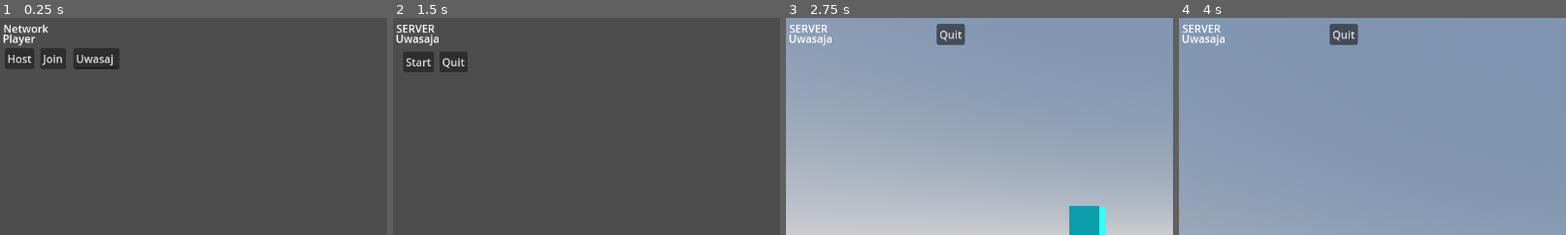
Above: before the commit, frames 1-4 (left to right).
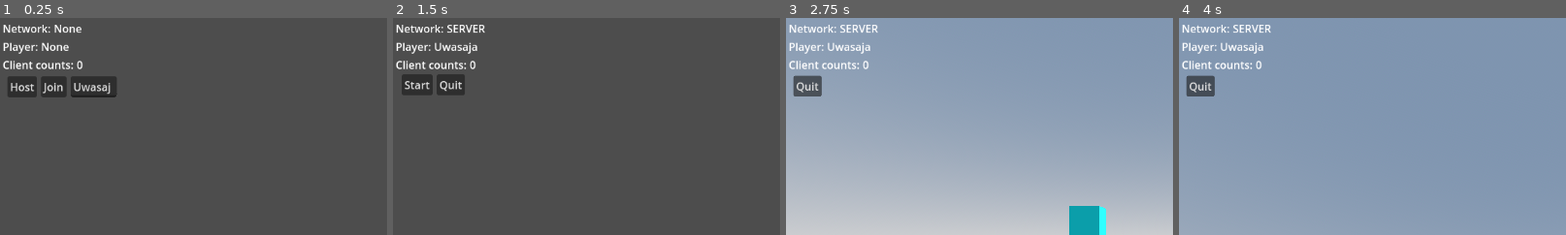
Above: after the commit, the same moments.

Repository: Lightnet/gd_multiplayer_capsule
Game: Godot game, scene res://scenes/main.tscn
The game is run twice, just before and just after one commit, with the same random seed, the same clock (stepped at 60 frames per second) and the same inputs.
Inputs (mouse positions are % of the whole screen's width and height, from its top left):
- Up to frame 1 (0.25 s): no input
- Up to frame 2 (1.5 s): tap Enter at 0.5 s; move the mouse to (72, 45) at 0.52 s; hold D (right) 0.53-1.25 s; click (72, 45) at 0.67 s; tap Space (jump) at 0.77 s; click "Host" at 1.25 s
- Up to frame 3 (2.75 s): click "Start" at 2 s
- Up to frame 4 (4 s): move the mouse to (30, 55) at 2.77 s; hold S (backward) 2.78-3.53 s; click (30, 55) at 2.92 s; tap Space (jump) at 3.02 s; move the mouse to (52, 48) at 3.52 s; hold W (forward) from 3.53 s (still down)
The pictures show only the part of the screen within x 0-50%, y 0-50%; the shares and areas given below are measured in that part.

The runs differ from the first frame. In frame 1, 5.6% of the frame differs, in the area x 0-31%, y 3-37%; in frame 2, 4.0%; in frame 3, 2.9%; in frame 4, 3.0%.

Commit message:
Add client count. Rework player rotate. work on disconnect handle.

Diff:
--- a/scenes/main.tscn
+++ b/scenes/main.tscn
@@ -37,6 +37,10 @@
 script = ExtResource("1_ig7tw")
 player_scene = ExtResource("2_0xm2m")
 
+[node name="MultiplayerSpawner" type="MultiplayerSpawner" parent="."]
+_spawnable_scenes = PackedStringArray("uid://buv6len4vwdfx")
+spawn_path = NodePath("..")
+
 [node name="DirectionalLight3D" type="DirectionalLight3D" parent="."]
 transform = Transform3D(-0.866025, -0.433013, 0.25, 0, 0.5, 0.866025, -0.5, 0.75, -0.433013, 0, 0, 0)
 shadow_enabled = true
@@ -74,93 +78,119 @@
 
 [node name="CanvasLayer" type="CanvasLayer" parent="."]
 
+[node name="VBoxContainer" type="VBoxContainer" parent="CanvasLayer"]
+offset_left = 4.0
+offset_top = 4.0
+offset_right = 122.0
+offset_bottom = 81.0
+
+[node name="HBoxContainer" type="HBoxContainer" parent="CanvasLayer/VBoxContainer"]
+layout_mode = 2
+
+[node name="Label" type="Label" parent="CanvasLayer/VBoxContainer/HBoxContainer"]
+layout_mode = 2
+text = "Network:"
+
+[node name="Label_NetworkType" type="Label" parent="CanvasLayer/VBoxContainer/HBoxContainer"]
+layout_mode = 2
+text = "None"
+
+[node name="HBoxContainer2" type="HBoxContainer" parent="CanvasLayer/VBoxContainer"]
+layout_mode = 2
+
+[node name="Label" type="Label" parent="CanvasLayer/VBoxContainer/HBoxContainer2"]
+layout_mode = 2
+text = "Player:"
+
+[node name="Label_Player" type="Label" parent="CanvasLayer/VBoxContainer/HBoxContainer2"]
+layout_mode = 2
+text = "None"
+
+[node name="HBoxContainer3" type="HBoxContainer" parent="CanvasLayer/VBoxContainer"]
+layout_mode = 2
+
+[node name="Label" type="Label" parent="CanvasLayer/VBoxContainer/HBoxContainer3"]
+layout_mode = 2
+text = "Client counts:"
+
+[node name="Label_Counts" type="Label" parent="CanvasLayer/VBoxContainer/HBoxContainer3"]
+layout_mode = 2
+text = "0"
+
 [node name="gui_network" type="Control" parent="CanvasLayer"]
 layout_mode = 3
 anchors_preset = 0
-offset_right = 40.0
-offset_bottom = 40.0
+offset_left = 1.0
+offset_top = 80.0
+offset_right = 192.0
+offset_bottom = 124.0
 mouse_filter = 2
 
 [node name="Host" type="Button" parent="CanvasLayer/gui_network"]
 layout_mode = 0
-offset_left = 7.0
-offset_top = 45.0
-offset_right = 51.0
-offset_bottom = 76.0
+offset_left = 10.0
+offset_top = 7.0
+offset_right = 54.0
+offset_bottom = 38.0
 text = "Host"
 
 [node name="Join" type="Button" parent="CanvasLayer/gui_network"]
 layout_mode = 0
 offset_left = 60.0
-offset_top = 45.0
+offset_top = 7.0
 offset_right = 98.0
-offset_bottom = 76.0
+offset_bottom = 38.0
 text = "Join"
 
 [node name="LineEdit_Player" type="LineEdit" parent="CanvasLayer/gui_network"]
 layout_mode = 0
-offset_left = 109.0
-offset_top = 45.0
-offset_right = 177.563
-offset_bottom = 76.0
+offset_left = 104.0
+offset_top = 7.0
+offset_right = 172.563
+offset_bottom = 38.0
 placeholder_text = "Player Name"
 
 [node name="gui_lobby" type="Control" parent="CanvasLayer"]
 visible = false
 layout_mode = 3
 anchors_preset = 0
-offset_right = 40.0
-offset_bottom = 40.0
+offset_top = 80.0
+offset_right = 137.0
+offset_bottom = 120.0
 
 [node name="Start" type="Button" parent="CanvasLayer/gui_lobby"]
 layout_mode = 0
-offset_left = 15.0
-offset_top = 50.0
-offset_right = 61.0
-offset_bottom = 81.0
+offset_left = 13.0
+offset_top = 4.0
+offset_right = 59.0
+offset_bottom = 35.0
 text = "Start"
 
 [node name="Quit" type="Button" parent="CanvasLayer/gui_lobby"]
 layout_mode = 0
-offset_left = 69.0
-offset_top = 50.0
-offset_right = 111.0
-offset_bottom = 81.0
+offset_left = 65.0
+offset_top = 4.0
+offset_right = 107.0
+offset_bottom = 35.0
 text = "Quit"
-
-[node name="Label_NetworkType" type="Label" parent="CanvasLayer"]
-offset_left = 5.0
-offset_top = 4.0
-offset_right = 47.0
-offset_bottom = 27.0
-text = "Network"
-
-[node name="Label_Player" type="Label" parent="CanvasLayer"]
-offset_left = 4.0
-offset_top = 19.0
-offset_right = 53.0
-offset_bottom = 42.0
-text = "Player"
 
 [node name="gui_game" type="Control" parent="CanvasLayer"]
 visible = false
 layout_mode = 3
 anchors_preset = 0
-offset_right = 40.0
-offset_bottom = 40.0
+offset_left = 1.0
+offset_top = 79.0
+offset_right = 130.0
+offset_bottom = 124.0
 mouse_filter = 2
 
 [node name="Quit" type="Button" parent="CanvasLayer/gui_game"]
 layout_mode = 0
-offset_left = 224.0
-offset_top = 9.0
-offset_right = 266.0
-offset_bottom = 40.0
+offset_left = 10.0
+offset_top = 7.0
+offset_right = 52.0
+offset_bottom = 38.0
 text = "Quit"
-
-[node name="MultiplayerSpawner" type="MultiplayerSpawner" parent="."]
-_spawnable_scenes = PackedStringArray("uid://buv6len4vwdfx")
-spawn_path = NodePath("..")
 
 [node name="SpawnPoint" type="Node3D" parent="."]
 transform = Transform3D(1, 0, 0, 0, 1, 0, 0, 0, 1, 3, 2, 0)
--- a/scripts/main.gd
+++ b/scripts/main.gd
@@ -2,14 +2,13 @@
 
 @onready var gui_lobby: Control = $CanvasLayer/gui_lobby
 @onready var gui_network: Control = $CanvasLayer/gui_network
-@onready var label_network_type: Label = $CanvasLayer/Label_NetworkType
+@onready var label_network_type: Label = $CanvasLayer/VBoxContainer/HBoxContainer/Label_NetworkType
 @onready var line_edit_player: LineEdit = $CanvasLayer/gui_network/LineEdit_Player
-@onready var label_player: Label = $CanvasLayer/Label_Player
+@onready var label_player: Label = $CanvasLayer/VBoxContainer/HBoxContainer2/Label_Player
 @onready var gui_game: Control = $CanvasLayer/gui_game
-
 @onready var spawn_point: Node3D = $SpawnPoint
 @onready var start: Button = $CanvasLayer/gui_lobby/Start
-
+@onready var label_counts: Label = $CanvasLayer/VBoxContainer/HBoxContainer3/Label_Counts
 
 var peer = ENetMultiplayerPeer.new()
 @export var player_scene:PackedScene
@@ -28,6 +27,7 @@
 func _ready() -> void:
 	multiplayer.peer_connected.connect(_on_player_connected)
 	multiplayer.peer_disconnected.connect(_on_player_disconnected)
+	multiplayer.server_disconnected.connect(_on_server_disconnected)
 	line_edit_player.text = Global.generate_random_name()
 
 func _on_host_pressed() -> void:
@@ -55,7 +55,7 @@
 	label_network_type.text = network_type
 	#pass
 
-func _start_game():
+func _start_game()->void:
 	if multiplayer.is_server():
 		print("init game")
 		hide_gui_lobby.rpc()
@@ -66,25 +66,34 @@
 			pass
 
 @rpc("call_local")
-func hide_gui_lobby():
+func hide_gui_lobby()->void:
 	gui_lobby.hide()
 	gui_game.show()
 
 @rpc("any_peer", "reliable")
-func _register_player(new_player_info):
+func _register_player(new_player_info)->void:
 	var new_player_id = multiplayer.get_remote_sender_id()
 	players[new_player_id] = new_player_info
 	#player_connected.emit(new_player_id, new_player_info)
 
 # When a peer connects, send them my player info.
 # This allows transfer of all desired data for each player, not only the unique ID.
-func _on_player_connected(id):
+func _on_player_connected(id)->void:
 	_register_player.rpc_id(id, player_info)
+	label_counts.text = str(len(multiplayer.get_peers()))
 
-func _on_player_disconnected(id):
+func _on_player_disconnected(id)->void:
 	players.erase(id)
 	del_player(id)
+	label_counts.text = str(len(multiplayer.get_peers()))
 	#player_disconnected.emit(id)
+
+func _on_server_disconnected()->void:
+	if multiplayer.multiplayer_peer:
+		multiplayer.multiplayer_peer.close()
+	gui_game.hide()
+	gui_network.show()
+	#pass
 
 func add_player(pid:int = 1)->void:
 	var player = player_scene.instantiate()
@@ -95,20 +104,22 @@
 	#pass
 
 @rpc("call_local")
-func set_player_position(pid:int, pos:Vector3):
+func set_player_position(pid:int, pos:Vector3)->void:
 	var player = get_node(str(pid))
 	player.set_global_position(pos)
 	pass
 
-func exit_game(id):
+func exit_game(id)->void:
 	multiplayer.peer_disconnected.connect(del_player)
 	del_player(id)
 
-func del_player(id):
+# delete player from event disconnect
+func del_player(id)->void:
 	rpc("_del_player",id)
 
+# sync to remove player id
 @rpc("any_peer","call_local")
-func _del_player(id):
+func _del_player(id) -> void:
 	var player  = get_node_or_null(str(id))
 	print("del player", player)
 	if player:
--- a/scripts/player.gd
+++ b/scripts/player.gd
@@ -12,7 +12,7 @@
 
 func _ready() -> void:
 	camera.current = is_multiplayer_authority()
-	pass
+	#pass
 
 func _input(_event: InputEvent) -> void:
 	if not is_multiplayer_authority():
@@ -42,7 +42,8 @@
 		if event is InputEventMouseMotion:
 			#print(event)
 			#print(event.relative)
-			neck.rotate_y(-event.relative.x * 0.01)
+			#neck.rotate_y(-event.relative.x * 0.01)
+			rotate_y(-event.relative.x * 0.01)
 			camera.rotate_x(-event.relative.y * 0.01)
 			camera.rotation.x = clamp(camera.rotation.x, deg_to_rad(-30), deg_to_rad(60))
 		pass
@@ -62,7 +63,8 @@
 	# As good practice, you should replace UI actions with custom gameplay actions.
 	var input_dir := Input.get_vector("left", "right", "forward", "backward")
 	#var direction := (transform.basis * Vector3(input_dir.x, 0, input_dir.y)).normalized()
-	var direction = (neck.transform.basis * Vector3(input_dir.x, 0, input_dir.y)).normalized()
+	#var direction = (neck.transform.basis * Vector3(input_dir.x, 0, input_dir.y)).normalized()
+	var direction = (transform.basis * Vector3(input_dir.x, 0, input_dir.y)).normalized()
 	if direction:
 		velocity.x = direction.x * SPEED
 		velocity.z = direction.z * SPEED
Not shown, changed: README.md
